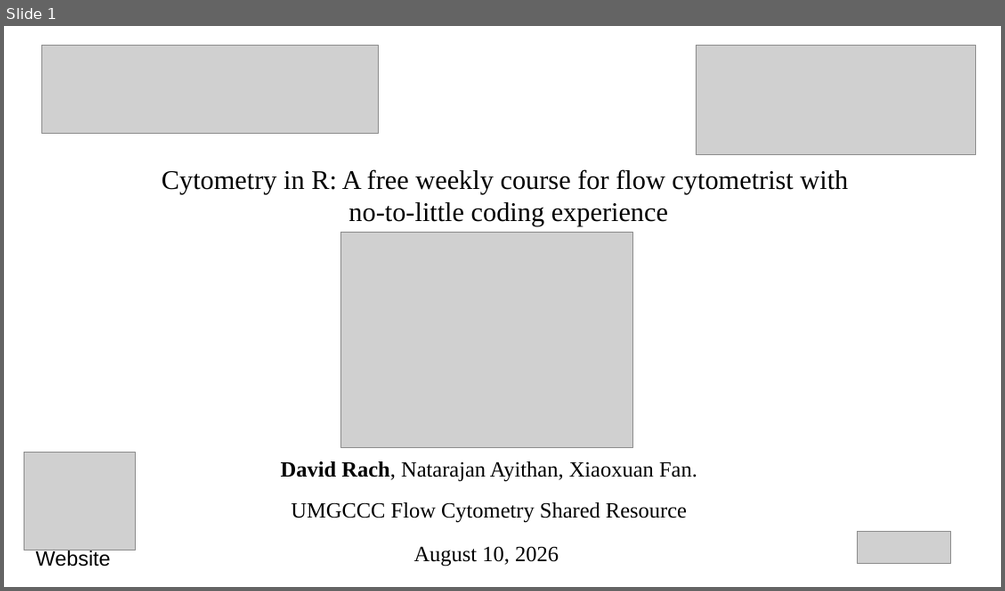
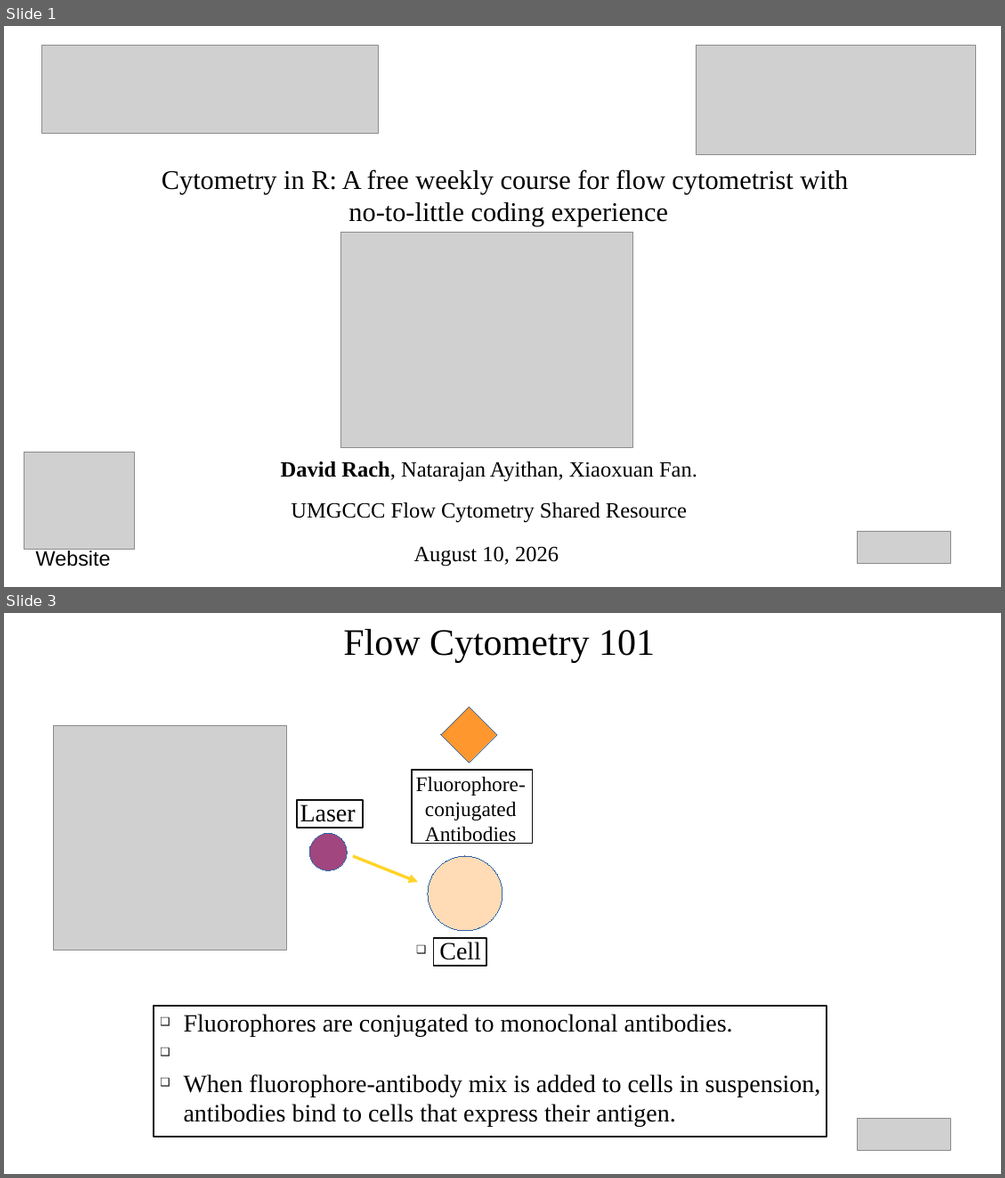
Before and after one commit to DavidRach/CytometryIn_Bioc2026, a slide deck: DavidRach_CytometryInR_BioC2026.pptx. Shown one above the other, each under a label of ours: slide 1 before the commit, slides 1 and 3 after it; the slides between them are not shown. The pictures are 1005x591 and 1005x1178 pixels, drawn with LibreOffice and Linux fonts; fonts in the diff are those of the drawing; grey boxes stand for pictures. Boxes give left, top, right and bottom in pixels: in the first picture for what was removed or moved away, otherwise in the second. Text is boxed around its words. In the diff, an @@ line names an element or a change of style, - is before the commit and + after.

```diff
--- a/DavidRach_CytometryInR_BioC2026.pptx
+++ b/DavidRach_CytometryInR_BioC2026.pptx
@@ slide 3 added at [4,613,1001,1174], background #FFFFFF @@
@@ title added at [343,629,655,662], 36 pt, text #000000 @@
+Flow Cytometry 101
@@ diamond added at [441,706,497,763], fill #FF972F, outline #3465A4 0 pt @@
@@ picture added at [54,725,287,949] @@
@@ rectangle added at [412,770,533,843], fill #FFFFFF, outline #111111 1.45 pt @@
@@ text added at [416,776,526,844], 20 pt, text #000000 @@
+Fluorophore-conjugated Antibodies
@@ rectangle added at [297,800,363,827], fill #FFFFFF, outline #111111 1.45 pt @@
@@ text added at [300,804,356,822], 24 pt, text #000000 @@
+❑ Laser
@@ ellipse added at [310,833,348,870], fill #A1467E, outline #3465A4 0 pt @@
@@ arrow added from (353, 856) to (418, 882), #FFD428 2.89 pt @@
@@ ellipse added at [428,856,502,931], fill #FFDBB6, outline #3465A4 0 pt @@
@@ rectangle added at [433,938,486,965], fill #FFFFFF, outline #111111 1.45 pt @@
@@ text added at [439,941,481,960], 24 pt, text #000000 @@
+❑ Cell
@@ rectangle added at [154,1005,826,1136], fill #FFFFFF, outline #111111 1.45 pt @@
@@ text added at [184,1013,821,1127], 24 pt, text #000000 @@
+❑ Fluorophores are conjugated to monoclonal antibodies.
+❑ When fluorophore-antibody mix is added to cells in suspension, antibodies bind to cells that express their antigen.
@@ picture added at [858,1118,951,1151] @@
```
Also in this commit, not shown: 10 slides changed, 6 other slides added, 5 slides removed, 2 other files.
